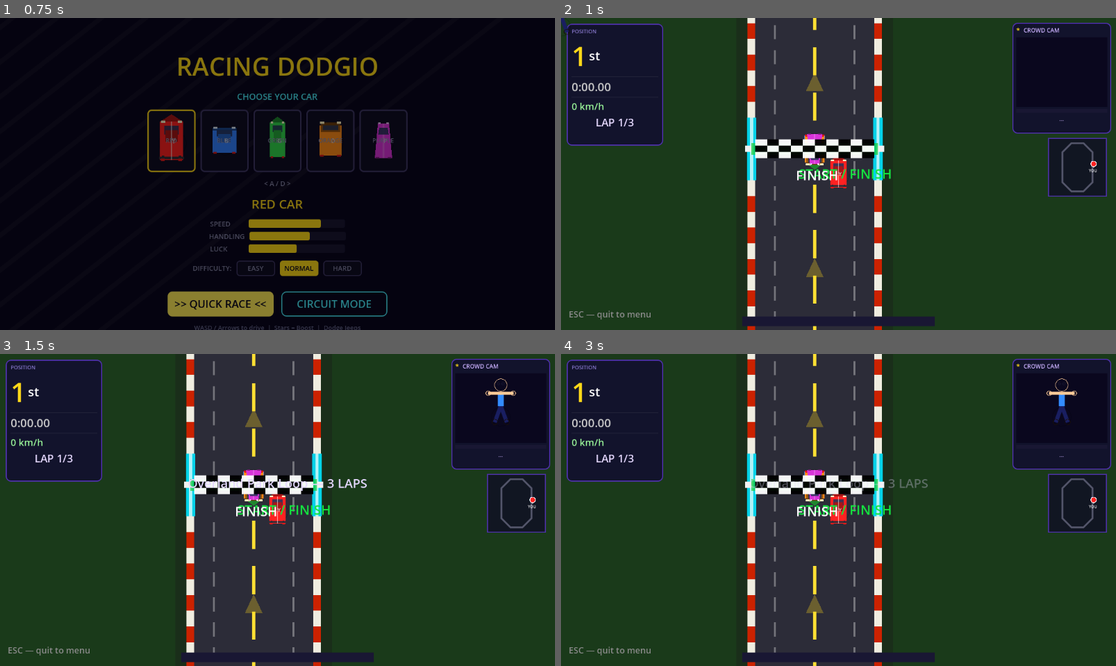
Above: before the commit, frames 1-4 (two rows, left to right).
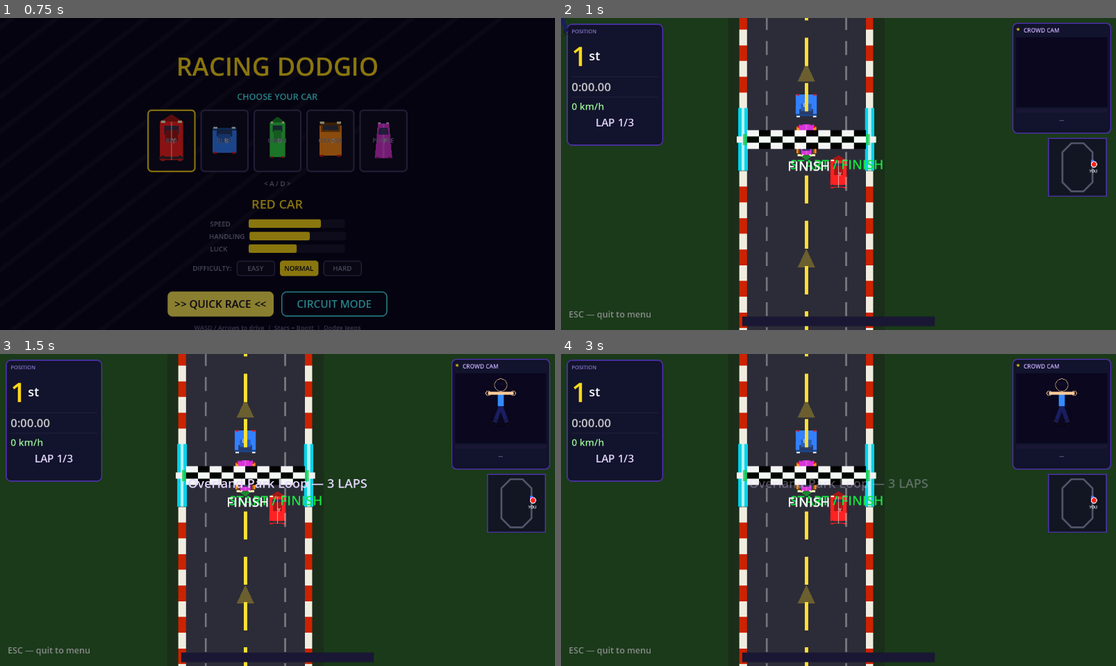
Above: after the commit, the same moments.

Repository: Carlos3652/racing-dodgio
Game: Godot game, scene res://main_menu.tscn
Same seed, same stepped clock (60 frames per second), same inputs: the game is played once before the commit and once after it. Sound files missing from this copy of the repository are replaced by a short silence.
Inputs:
- Up to frame 1 (0.75 s): click ">> QUICK RACE <<" at 0.5 s
- Up to frame 2 (1 s): no input
- Up to frame 3 (1.5 s): tap Enter (ui_accept) at 1.25 s; hold D (ui_right) from 1.28 s (still down)
- Up to frame 4 (3 s): tap Enter (ui_accept) at 1.52, 2, 2.27, 2.75 s; release D (ui_right) at 2.03 s; hold S (ui_down) 2.03-2.78 s; hold D (ui_right) from 2.78 s (still down)

Frame 1 is identical in both runs. In frame 2, 10% of the frame differs, in the area x 31-97%, y 0-100%; in frame 3, 9.9%; in frame 4, 10%.

Commit message:
Fix F1 starting grid overlap by increasing spacing between cars
Increase row_spacing from 80 to 110 (~2 car lengths between rows) and
col_offset from 0.20 to 0.27 of ROAD_WIDTH (~204px lateral spread).
Update AI progress stagger to use row_spacing as base value so pole
position gets proper initial progress.

Co-Authored-By: Claude Opus 4.6 <noreply@anthropic.com>

Diff:
--- a/race_manager.gd
+++ b/race_manager.gd
@@ -585,8 +585,8 @@
 	# F1-style staggered grid: 2 columns, rows spaced behind the start line
 	# Grid positions: row 0 = pole, row 1 = P2/P3, row 2 = P4/P5
 	var total_slots = 1 + spawn_count
-	var row_spacing = 80.0   # distance between grid rows along the track
-	var col_offset  = ROAD_WIDTH * 0.20  # lateral offset from center (left/right)
+	var row_spacing = 110.0  # distance between grid rows along the track (~2 car lengths)
+	var col_offset  = ROAD_WIDTH * 0.27  # lateral offset from center (~204px apart)
 
 	# Build grid slots: [{row, side}] — side: -1 = left, +1 = right
 	# Row 0: center (pole). Row 1+: alternating left/right
@@ -637,7 +637,7 @@
 		ai.car_label    = ai_roster[i].name
 		ai.car_color    = ai_roster[i].color
 		# Stagger start progress along track based on grid row (further back = less progress)
-		ai.progress     = max(10.0 - slot.row * row_spacing, 0.0)
+		ai.progress     = max(row_spacing - slot.row * row_spacing, 0.0)
 		ai.lane_offset  = col_offset * slot.side
 		ai.scale        = CAR_SCALE
 		ai.total_laps = GameData.TOTAL_LAPS
